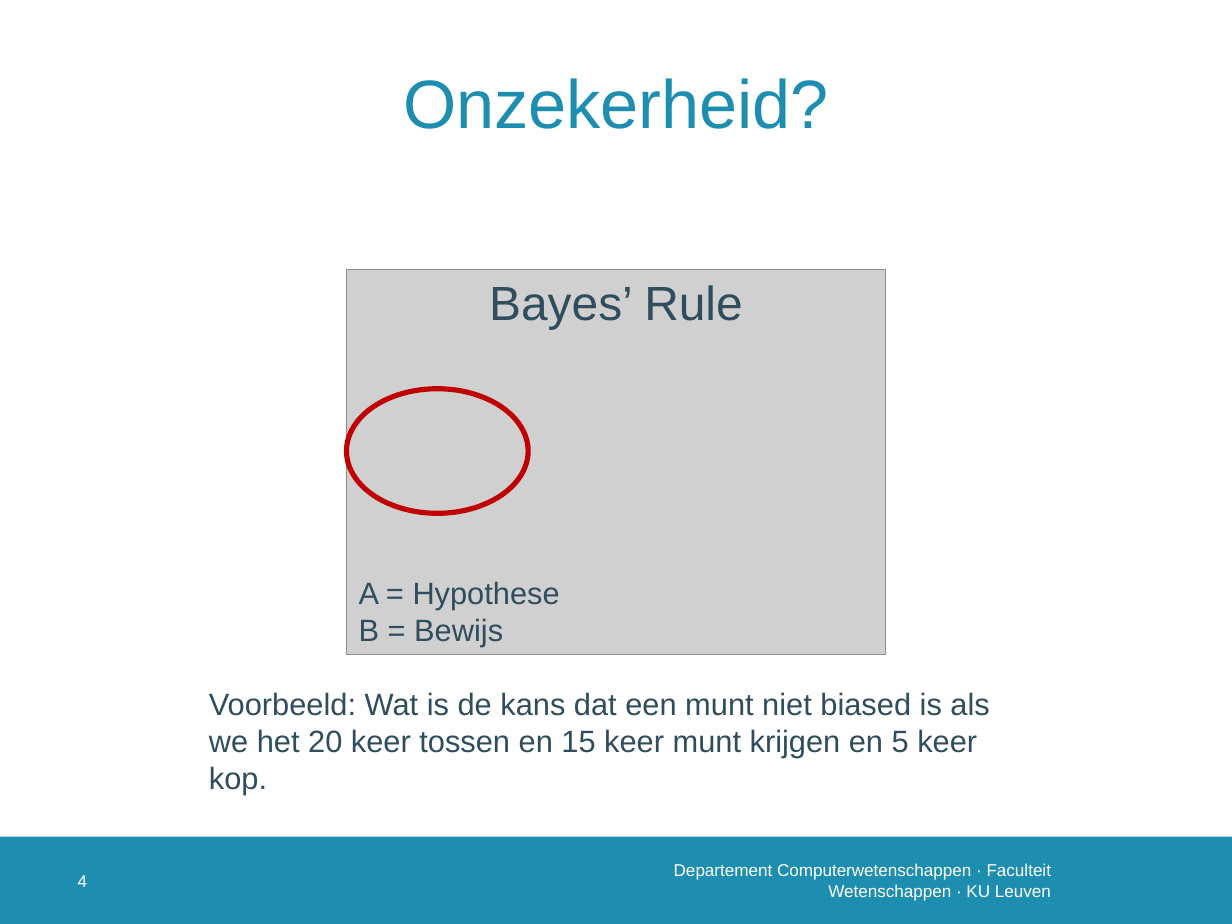
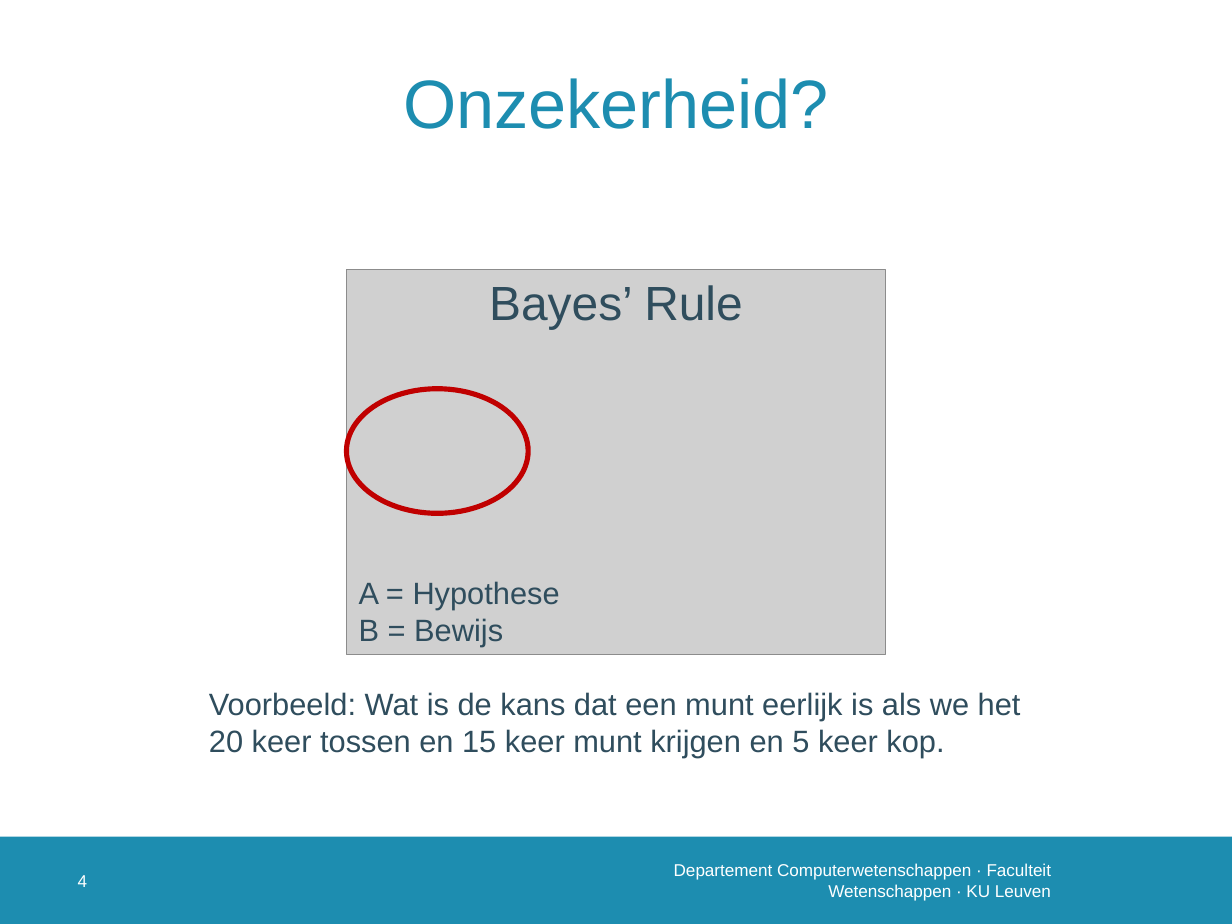
Before and after one commit to susverwimp/T208-Probabilistic-Programming-A-Case-Study, a slide deck: slide 5 of thesis/presentations/2 second/second.pptx. Drawn at 1232x924 pixels with LibreOffice and Linux fonts; fonts in the diff are those of the drawing; grey boxes stand for pictures; background and template pictures are left out. Boxes give left, top, right and bottom in pixels: in the first picture for what was removed or moved away, otherwise in the second. Text is boxed around its words. In the diff, an @@ line names an element or a change of style, - is before the commit and + after.

```diff
--- a/thesis/presentations/2 second/second.pptx
+++ b/thesis/presentations/2 second/second.pptx
@@ text at bbox=[209, 692, 1021, 757]: text changed @@
-Voorbeeld: Wat is de kans dat een munt niet biased is als we het 20 keer tossen en 15 keer munt krijgen en 5 keer kop.
+Voorbeeld: Wat is de kans dat een munt eerlijk is als we het 20 keer tossen en 15 keer munt krijgen en 5 keer kop.
```
Also in this commit, not shown: 7 other slides changed.
